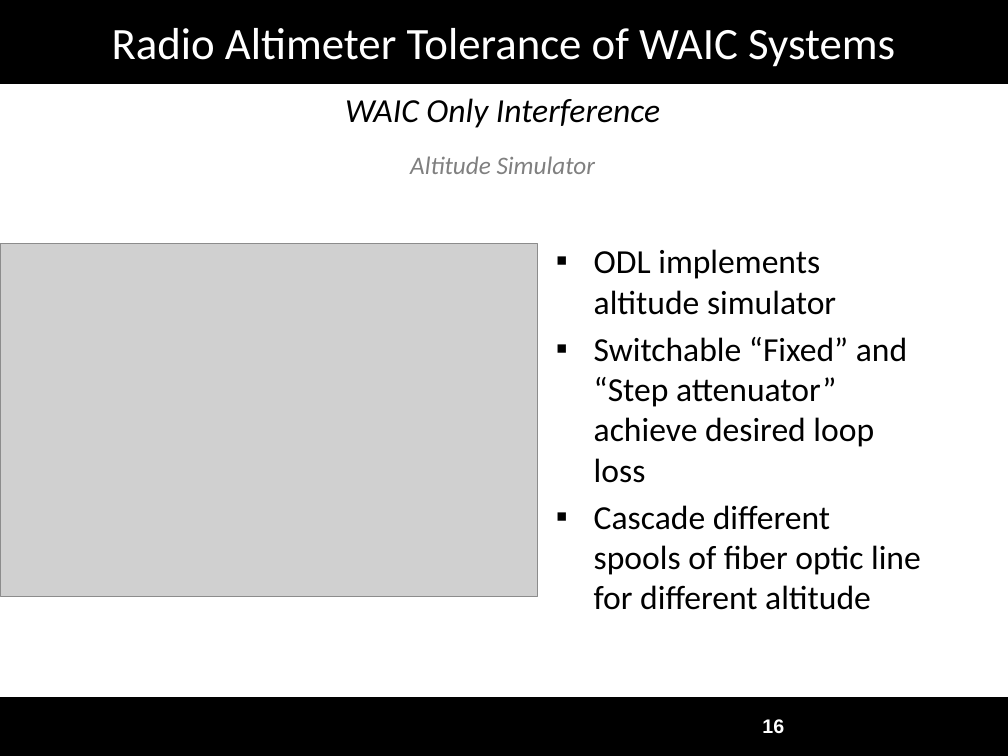
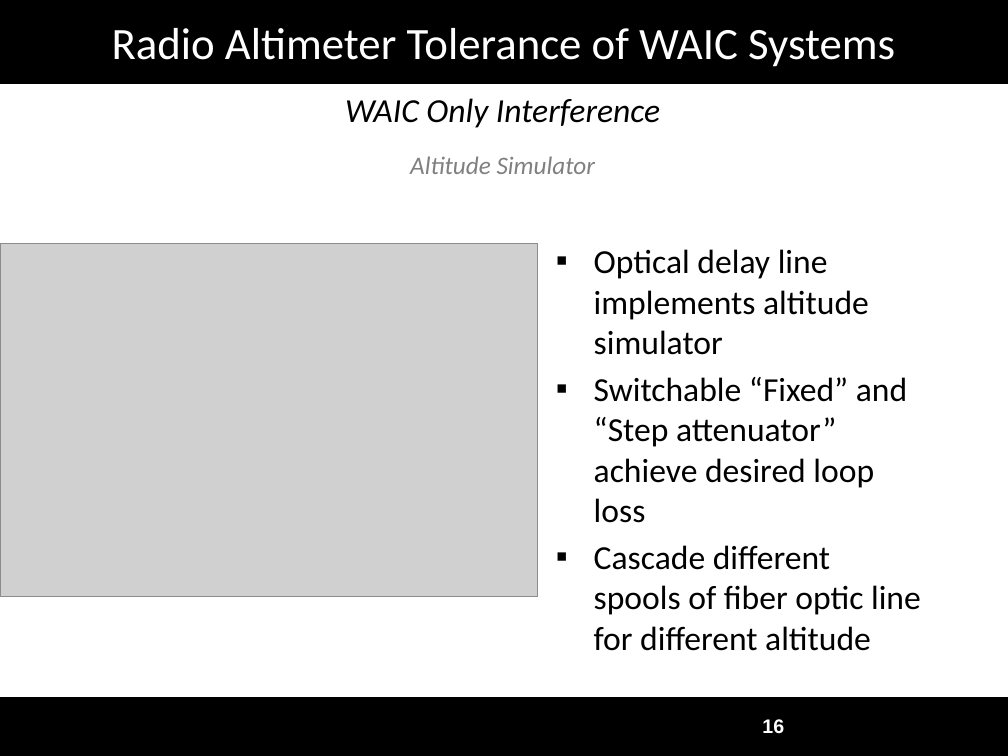
Before and after one commit to joshruff/masters_thesis, a slide deck: slide 16 of data/Defense_Presentation.pptx. Drawn at 1008x756 pixels with LibreOffice and Linux fonts; fonts in the diff are those of the drawing; grey boxes stand for pictures; background and template pictures are left out. Boxes give left, top, right and bottom in pixels: in the first picture for what was removed or moved away, otherwise in the second. Text is boxed around its words. In the diff, an @@ line names an element or a change of style, - is before the commit and + after.

```diff
--- a/data/Defense_Presentation.pptx
+++ b/data/Defense_Presentation.pptx
@@ text at bbox=[594, 249, 869, 355]: text changed @@
-▪ ODL implements altitude simulator
+▪ Optical delay line implements altitude simulator
```
Also in this commit, not shown: 2 other slides changed, 1 slide added, 10 other files.
